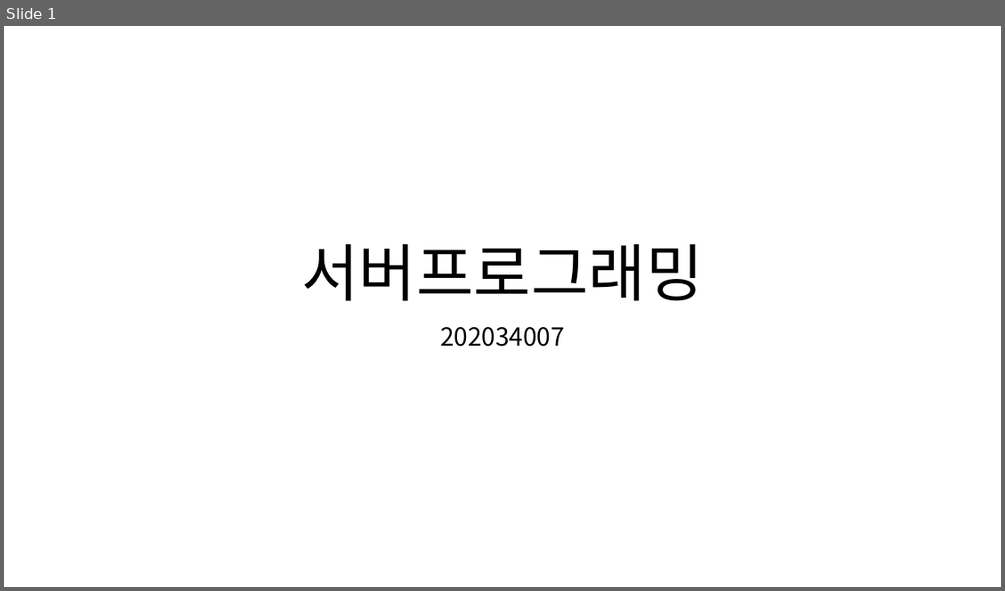
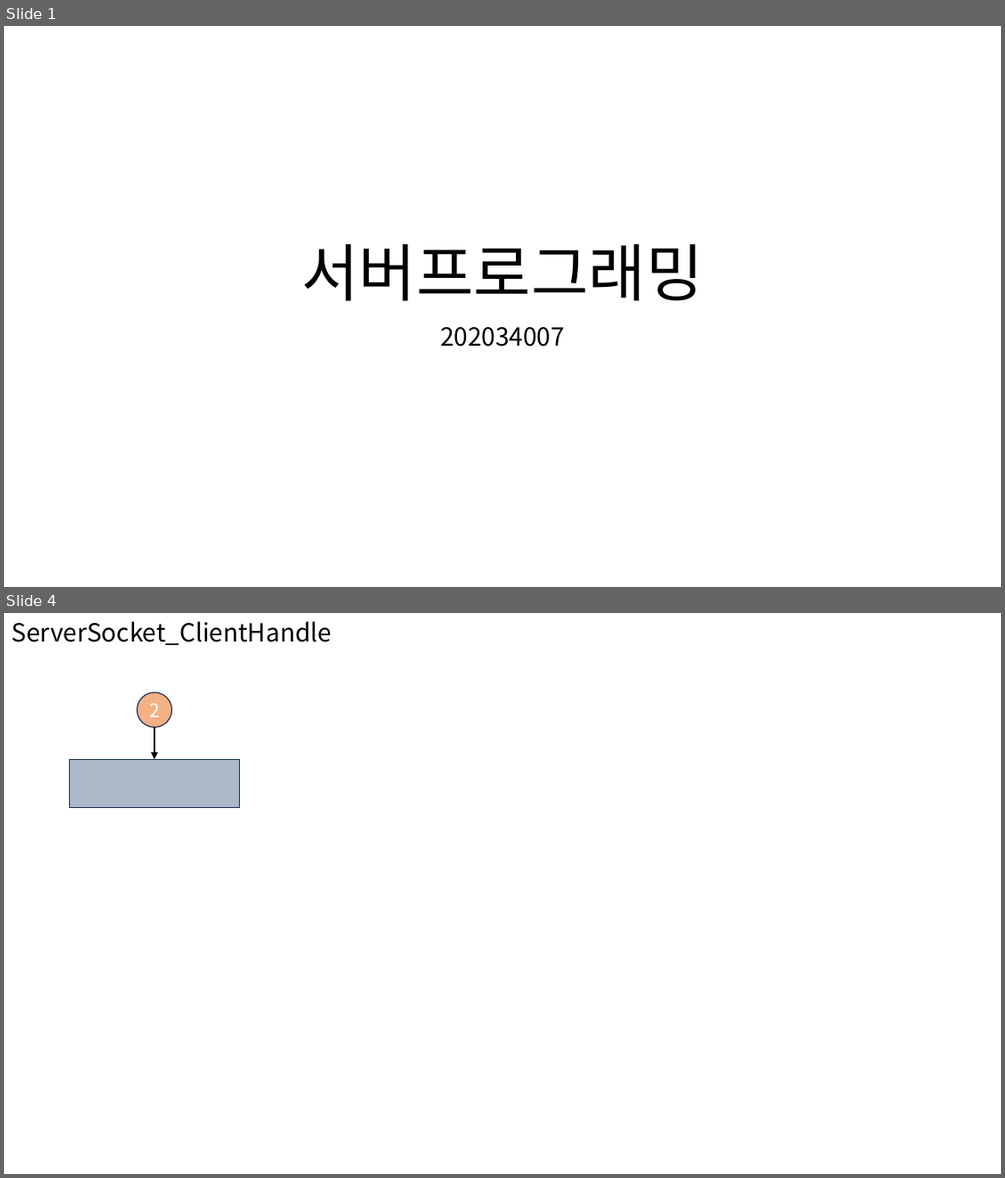
Before and after one commit to rlatjrqja/Server3, a slide deck: 서버프로그래밍.pptx. Shown one above the other, each under a label of ours: slide 1 before the commit, slides 1 and 4 after it; the slides between them are not shown. The pictures are 1005x591 and 1005x1178 pixels, drawn with LibreOffice and Linux fonts; fonts in the diff are those of the drawing. Boxes give left, top, right and bottom in pixels: in the first picture for what was removed or moved away, otherwise in the second. Text is boxed around its words. In the diff, an @@ line names an element or a change of style, - is before the commit and + after.

```diff
--- a/서버프로그래밍.pptx
+++ b/서버프로그래밍.pptx
@@ slide 4 added at [4,613,1001,1174], background #FFFFFF @@
@@ title added at [11,621,332,645], 24 pt, text #000000 @@
+ServerSocket_ClientHandle
@@ ellipse added at [138,692,172,728], fill #F4B183, outline #1E3256 1 pt, 18 pt, text #FFFFFF @@
+2
@@ arrow added from (154, 728) to (154, 759), #000000 2.25 pt @@
@@ rectangle added at [70,759,240,807], fill #ADB9CA, outline #1E3256 1 pt @@
```
Also in this commit, not shown: 1 slide changed, 1 other slide added, 2 slides removed.
